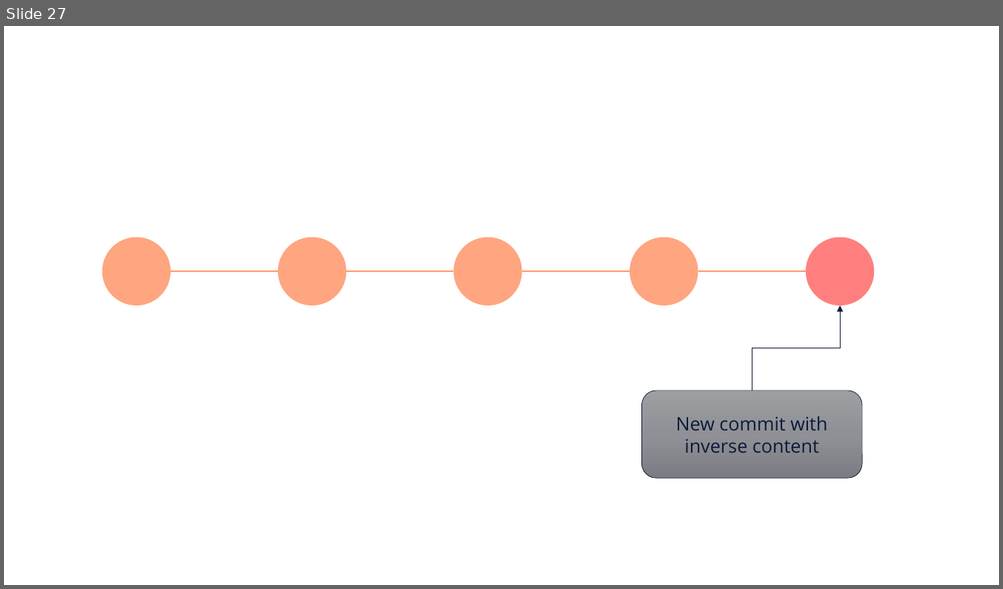
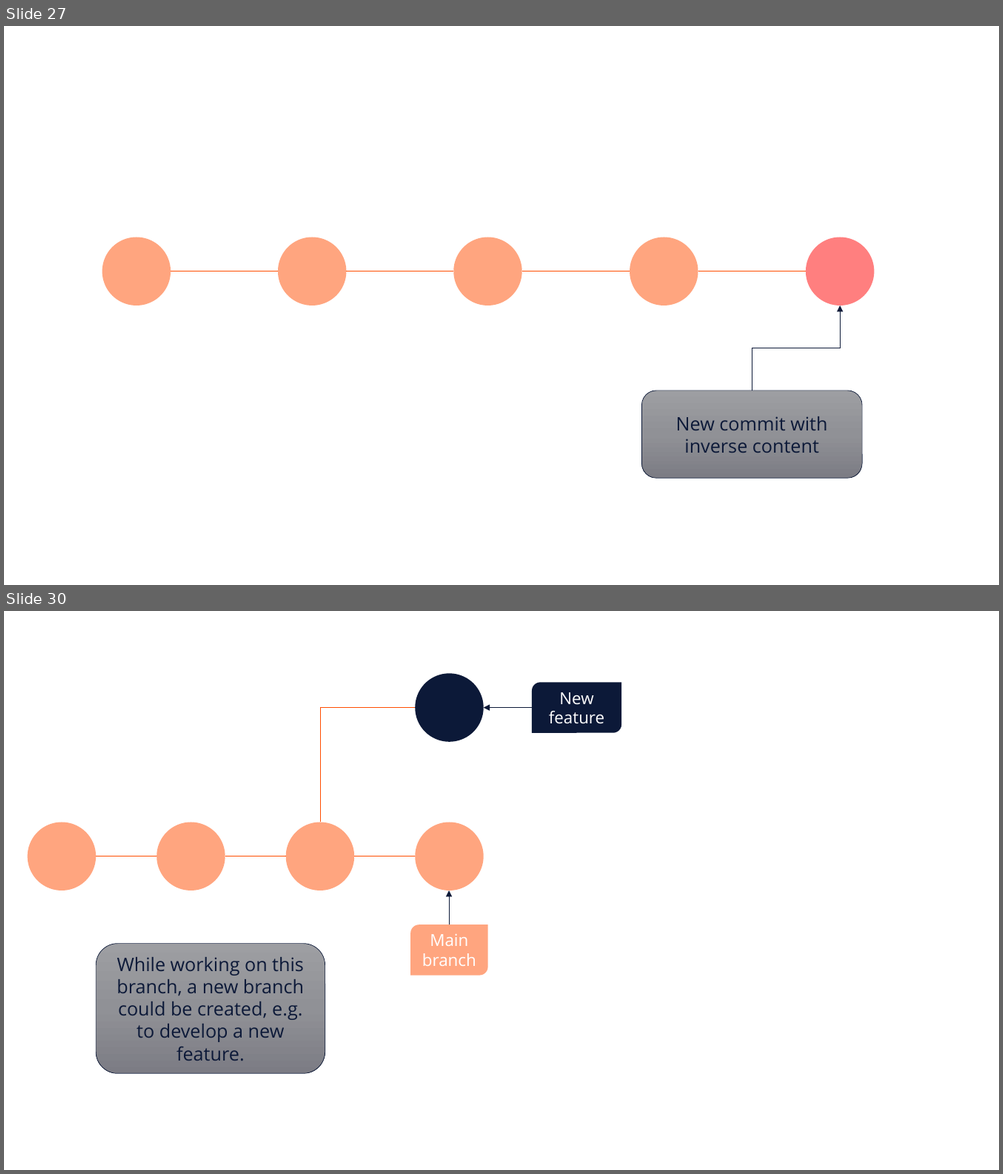
Before and after one commit to e815135/Shiny-App-Project, a slide deck: making basic workflow diagram.pptx. Shown one above the other, each under a label of ours: slide 27 before the commit, slides 27 and 30 after it; the slides between them are not shown. The pictures are 1003x589 and 1003x1174 pixels, drawn with LibreOffice and Linux fonts; fonts in the diff are those of the drawing. Boxes give left, top, right and bottom in pixels: in the first picture for what was removed or moved away, otherwise in the second. Text is boxed around its words. In the diff, an @@ line names an element or a change of style, - is before the commit and + after.

Commit message:
create intro to branching page, delete orinigal branching page and remove DigrammeR as a dependency

```diff
--- a/making basic workflow diagram.pptx
+++ b/making basic workflow diagram.pptx
@@ slide 30 added at (4, 611, 999, 1170), background #FFFFFF @@
@@ ellipse added at (415, 674, 484, 742), fill #0C1938 @@
@@ round diag rect added at (532, 683, 621, 733), fill #0C1938, 16 pt, text #FFFFFF @@
+New feature
@@ elbow line added from (320, 822) to (415, 708), #FF4D00 0.5 pt @@
@@ arrow added from (532, 708) to (484, 708), #0C1938 0.5 pt @@
@@ ellipse added at (415, 822, 484, 891), fill #FF4D00 at 50% opacity @@
@@ group added at (27, 822, 355, 891): 3 ellipses, 2 lines @@
@@ line added from (354, 857) to (415, 857), #FF4D00 0.5 pt @@
@@ arrow added from (449, 925) to (449, 891), #0C1938 0.5 pt @@
@@ round diag rect added at (410, 925, 488, 976), fill #FF4D00 at 50% opacity, 16 pt, text #FFFFFF @@
+Main branch
@@ rounded rectangle added at (96, 944, 325, 1073), fill gradient #9E9EA3 to #909196 to #7C7D84, outline #0C1938 0.5 pt, 18 pt, text #0C1938 @@
+While working on this branch, a new branch could be created, e.g. to develop a new feature.
```
Also in this commit, not shown: 4 other slides added, 9 other files.
